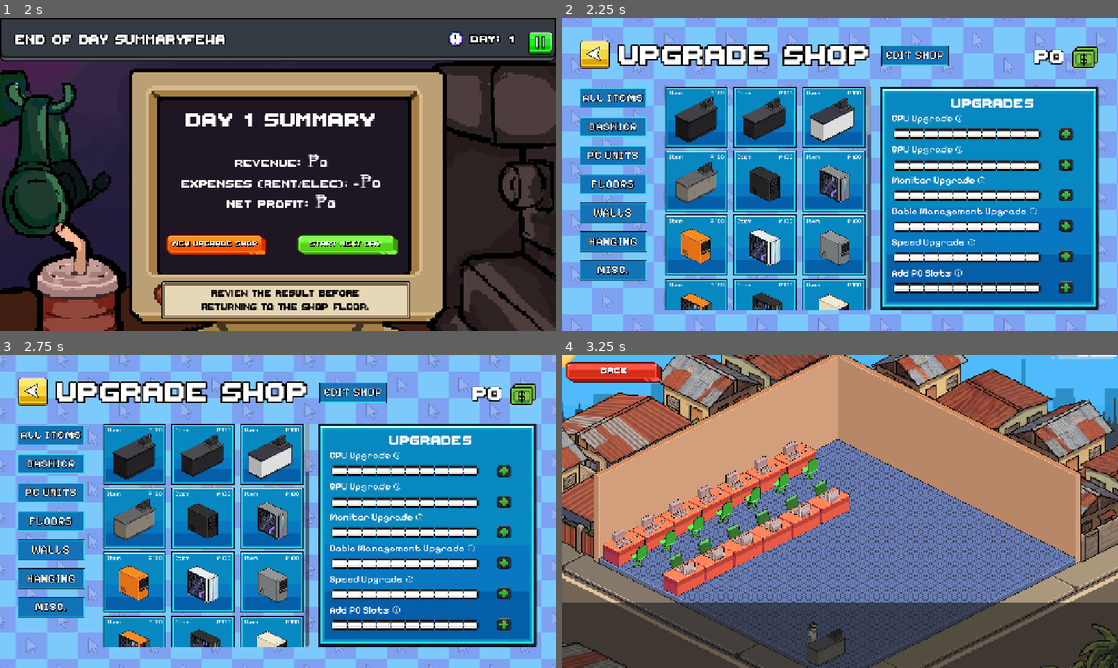
Above: before the commit, frames 1-4 (two rows, left to right).
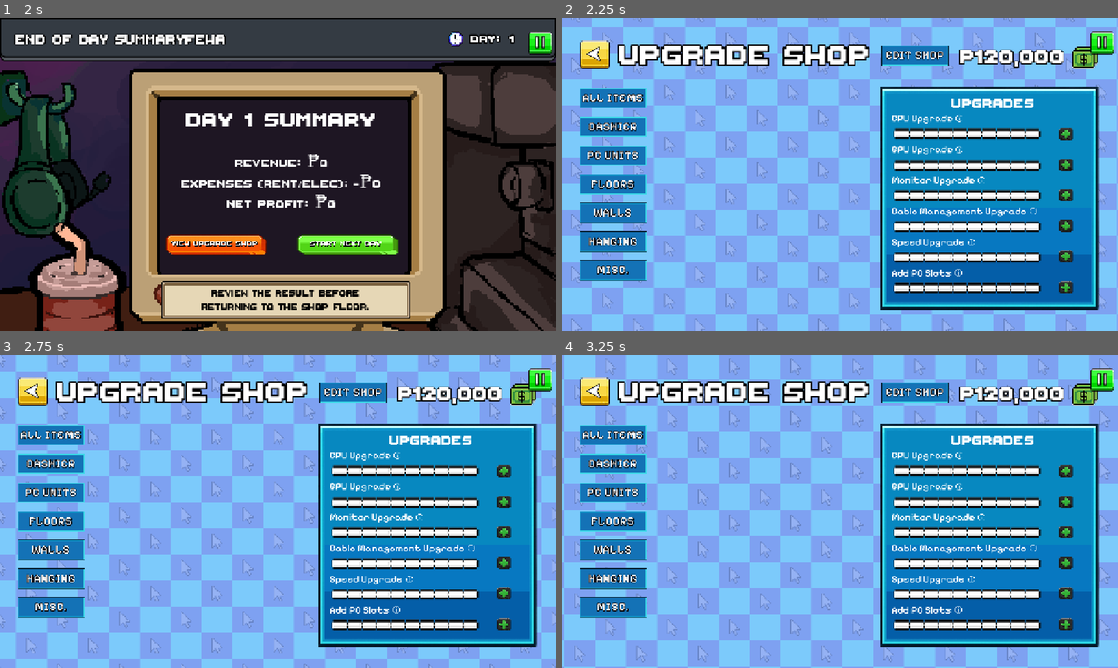
Above: after the commit, the same moments.

Repository: vinnyy-ph/gvd-project-overclocked
Game: Godot game, scene res://core/shop_floor/shop_floor_scrollable_editable.tscn
Same seed, same stepped clock (60 frames per second), same inputs: the game is played once before the commit and once after it. This scene is started directly instead of the project's main scene. Sound files missing from this copy of the repository are replaced by a short silence.
Inputs (mouse positions are in pixels of both pictures, inside the frame that each line leads up to):
- Up to frame 1 (2 s): tap Enter at 0.5 s; move the mouse to (400, 158) at 0.52 s; hold Right (ui_right) 0.53-1.25 s; click (400, 158) at 0.67 s; click (11, 24) at 1.25 s
- Up to frame 2 (2.25 s): click (778, 246) at 2 s
- Up to frame 3 (2.75 s): no input
- Up to frame 4 (3.25 s): click (912, 392) at 2.75 s

Frame 1 is identical in both runs. In frame 2, 25% of the frame differs, in the area x 18-100%, y 4-94%; in frame 3, 25%; in frame 4, 99%, in the area x 0-100%, y 0-100%.
Error after the commit: Parse Error: Identifier "category" not declared in the current scope. (res://ui/shop/shop_scene.gd:147)

Commit message:
Add floor/wall environment customization
Introduce global environment customization support for floors and walls. Added GameManager.get_actual_environment_path to map preview paths to actual decoration textures, and SaveManager fields (current_floor/current_wall) with save/load and profile initialization. Apply saved environment textures in shop floor scenes (editable and non-editable) and prevent floor/wall items from appearing as draggable decorations in inventory. Updated shop UI to tint active environment items, and buying a floor/wall sets the current environment path instead of adding to owned_decorations. Also updated scene resources to use new floors_1/walls_1 assets, made a small variable rename in the login minigame to avoid shadowing, and adjusted dev-mode profile reset flow in profile selection to initialize dev state and call GameManager.load_game.

Diff:
--- a/core/autoloads/game_manager/game_manager.gd
+++ b/core/autoloads/game_manager/game_manager.gd
@@ -455,6 +455,12 @@
 
 	return preview_path
 
+func get_actual_environment_path(preview_path: String) -> String:
+	if preview_path == "": return ""
+	var filename = preview_path.get_file()
+	# res://assets/images/shop_decorations/floors/floors_1.png -> res://assets/images/decorations/floors_1.png
+	return "res://assets/images/decorations/" + filename
+
 func setup_button_effect(button: BaseButton):
 	# Store the original scale to restore it later
 	if not button.has_meta("original_scale"):
--- a/core/autoloads/save_manager/save_manager.gd
+++ b/core/autoloads/save_manager/save_manager.gd
@@ -20,6 +20,8 @@
 }
 var owned_decorations: Array = [] # Array of res:// paths
 var placed_decorations: Array = [] # Array of Dictionaries {path, pos, category}
+var current_floor: String = "" # Path to applied floor texture
+var current_wall: String = "" # Path to applied wall texture
 
 func _ready():
 	pass
@@ -37,6 +39,8 @@
 		"unlocked_upgrades": unlocked_upgrades,
 		"owned_decorations": owned_decorations,
 		"placed_decorations": placed_decorations,
+		"current_floor": current_floor,
+		"current_wall": current_wall,
 		"saved_scene": saved_scene,
 		"game_state": game_state
 	}
@@ -76,6 +80,8 @@
 				game_state = data.get("game_state", {})
 				owned_decorations = data.get("owned_decorations", [])
 				placed_decorations = data.get("placed_decorations", [])
+				current_floor = data.get("current_floor", "")
+				current_wall = data.get("current_wall", "")
 
 				var saved_upgrades = data.get("unlocked_upgrades", {})
 				if typeof(saved_upgrades) == TYPE_DICTIONARY:
@@ -116,6 +122,8 @@
 	game_state = {}
 	owned_decorations = []
 	placed_decorations = []
+	current_floor = ""
+	current_wall = ""
 	for key in unlocked_upgrades:
 		unlocked_upgrades[key] = 0
 	save_game()
--- a/core/shop_floor/shop_floor_scrollable.gd
+++ b/core/shop_floor/shop_floor_scrollable.gd
@@ -150,7 +150,28 @@
 
 	_setup_confetti()
 	_handle_minigame_result()
+	_apply_environment_customizations()
 	_spawn_placed_decorations()
+
+func _apply_environment_customizations():
+	var floor_node = get_node_or_null("World/Background/Floor")
+	var wall_node = get_node_or_null("World/Background/Floor2")
+
+	if floor_node:
+		if SaveManager.current_floor != "":
+			var tex_path = GameManager.get_actual_environment_path(SaveManager.current_floor)
+			floor_node.texture = load(tex_path)
+			floor_node.show()
+		else:
+			floor_node.hide()
+
+	if wall_node:
+		if SaveManager.current_wall != "":
+			var tex_path = GameManager.get_actual_environment_path(SaveManager.current_wall)
+			wall_node.texture = load(tex_path)
+			wall_node.show()
+		else:
+			wall_node.hide()
 
 func _spawn_placed_decorations():
 	if not decorations_container: return
--- a/core/shop_floor/shop_floor_scrollable.tscn
+++ b/core/shop_floor/shop_floor_scrollable.tscn
@@ -5,10 +5,10 @@
 [ext_resource type="Texture2D" uid="uid://bqpj4a24d7vu0" path="res://assets/images/shop_floor_bg/1.png" id="2_kbbo8"]
 [ext_resource type="Texture2D" uid="uid://ddrbiww8xi3sa" path="res://assets/images/shop_floor/main.png" id="3_8jxs8"]
 [ext_resource type="Texture2D" uid="uid://gjcbhw4gcrqt" path="res://assets/images/issue.png" id="3_eyiyn"]
-[ext_resource type="Texture2D" uid="uid://dwniqpsh0v68s" path="res://assets/images/decorations/floor1.png" id="4_f7hrx"]
+[ext_resource type="Texture2D" uid="uid://dwniqpsh0v68s" path="res://assets/images/decorations/floors_1.png" id="4_f7hrx"]
 [ext_resource type="FontFile" uid="uid://ysv7bka211fd" path="res://assets/fonts/ThaleahFat.ttf" id="4_ll02x"]
 [ext_resource type="Texture2D" uid="uid://b1lcbhywrvugn" path="res://assets/images/bg.png" id="5_22yg1"]
-[ext_resource type="Texture2D" uid="uid://djr2l1hikhc0n" path="res://assets/images/decorations/wall1.png" id="5_f37gu"]
+[ext_resource type="Texture2D" uid="uid://djr2l1hikhc0n" path="res://assets/images/decorations/walls_1.png" id="5_f37gu"]
 [ext_resource type="Texture2D" uid="uid://bxq6b7x50y3jq" path="res://assets/images/shop_floor/empty_slot_front.png" id="5_g1u6q"]
 [ext_resource type="Texture2D" uid="uid://dncuf4bc67nf8" path="res://assets/images/shop_floor/empty_slot.png" id="6_g1u6q"]
 [ext_resource type="Texture2D" uid="uid://baygp2mgt43kp" path="res://assets/images/shop_floor/Group 148.png" id="6_kbbo8"]
--- a/core/shop_floor/shop_floor_scrollable_editable.gd
+++ b/core/shop_floor/shop_floor_scrollable_editable.gd
@@ -40,6 +40,7 @@
 	hide_all_safe_zones()
 
 	# Initial scan of owned decorations
+	_apply_environment_customizations()
 	_load_owned_inventory()
 	_spawn_placed_decorations()
 
@@ -47,6 +48,26 @@
 	item_list.gui_input.connect(_on_item_list_gui_input)
 
 	back_button.pressed.connect(_on_back_pressed)
+
+func _apply_environment_customizations():
+	var floor_node = get_node_or_null("World/Background/Floor")
+	var wall_node = get_node_or_null("World/Background/Floor2")
+
+	if floor_node:
+		if SaveManager.current_floor != "":
+			var tex_path = GameManager.get_actual_environment_path(SaveManager.current_floor)
+			floor_node.texture = load(tex_path)
+			floor_node.show()
+		else:
+			floor_node.hide()
+
+	if wall_node:
+		if SaveManager.current_wall != "":
+			var tex_path = GameManager.get_actual_environment_path(SaveManager.current_wall)
+			wall_node.texture = load(tex_path)
+			wall_node.show()
+		else:
+			wall_node.hide()
 
 func _load_owned_inventory():
 	decorations_data.clear()
@@ -56,6 +77,10 @@
 		placed_paths.append(p["path"])
 
 	for path in SaveManager.owned_decorations:
+		var current_category = _get_category_from_path(path)
+		if current_category == "floors" or current_category == "walls":
+			continue # Environment customizations are applied globally, not dragged
+
 		if path in placed_paths:
 			# If it's already placed, don't show it in inventory
 			# Find index in placed_paths and remove it so we can handle duplicates correctly
@@ -66,7 +91,7 @@
 			"path": path,
 			"icon": path,
 			"actual": GameManager.get_actual_decoration_path(path),
-			"category": _get_category_from_path(path),
+			"category": current_category,
 			"name": path.get_file().replace(".png", "")
 		})
 	populate_item_list()
--- a/core/shop_floor/shop_floor_scrollable_editable.tscn
+++ b/core/shop_floor/shop_floor_scrollable_editable.tscn
@@ -3,8 +3,8 @@
 [ext_resource type="Script" uid="uid://bwpa6sphwy38v" path="res://core/shop_floor/shop_floor_scrollable_editable.gd" id="1_fkw5l"]
 [ext_resource type="Texture2D" uid="uid://bqpj4a24d7vu0" path="res://assets/images/shop_floor_bg/1.png" id="2_agj3d"]
 [ext_resource type="Texture2D" uid="uid://ddrbiww8xi3sa" path="res://assets/images/shop_floor/main.png" id="3_fhpww"]
-[ext_resource type="Texture2D" path="res://assets/images/decorations/floor1.png" id="4_jflc3"]
-[ext_resource type="Texture2D" path="res://assets/images/decorations/wall1.png" id="5_k5d11"]
+[ext_resource type="Texture2D" uid="uid://be45atrp4ta6" path="res://assets/images/decorations/floors_1.png" id="4_jflc3"]
+[ext_resource type="Texture2D" uid="uid://2pvkjgvrgtm2" path="res://assets/images/decorations/walls_1.png" id="5_k5d11"]
 [ext_resource type="Texture2D" uid="uid://baygp2mgt43kp" path="res://assets/images/shop_floor/Group 148.png" id="6_uj4p8"]
 [ext_resource type="Texture2D" uid="uid://dncuf4bc67nf8" path="res://assets/images/shop_floor/empty_slot.png" id="7_t4toi"]
 [ext_resource type="Texture2D" uid="uid://gjcbhw4gcrqt" path="res://assets/images/issue.png" id="8_ohdlm"]
--- a/minigames/login/login_minigame.gd
+++ b/minigames/login/login_minigame.gd
@@ -39,7 +39,6 @@
 var _scramble_timer: float = 0.0
 var _scramble_tick: float  = 0.0
 var _is_scrambling: bool   = false
-var _scramble_tween: Tween = null
 
 func _ready():
 	AudioManager.play_bgm("minigame")
@@ -166,7 +165,7 @@
 	# At difficulty 2+, swap up to 2 characters
 	var swaps = get_difficulty()
 	var result = s
-	var keys = LEET_MAP.keys()
+	var _keys = LEET_MAP.keys()
 	var swapped = 0
 	# Iterate characters, probabilistically replace
 	for i in range(result.length()):
--- a/ui/profile_selection/profile_selection.gd
+++ b/ui/profile_selection/profile_selection.gd
@@ -65,19 +65,22 @@
 	GameManager.dev_mode = true
 	SaveManager.active_profile_id = 999
 
-	if SaveManager.load_game():
+	var loaded = SaveManager.load_game()
+	if loaded and SaveManager.game_state.get("dev_reset_v2_done", false):
 		GameManager.load_game()
 	else:
-				# First time dev mode - initialize with defaults
+		# Reset dev mode profile (Day 30, Level 0 upgrades, Max Money)
 		SaveManager.player_name = "[DEV MODE]"
 		SaveManager.current_money = 9999999
 		SaveManager.lifetime_money = 9999999
 		SaveManager.max_days_survived = 0
 		SaveManager.current_day = 30
 		SaveManager.saved_scene = ""
-		SaveManager.game_state = {}
 		SaveManager.owned_decorations = []
 		SaveManager.placed_decorations = []
+		SaveManager.current_floor = ""
+		SaveManager.current_wall = ""
+		SaveManager.game_state = {"dev_reset_v2_done": true}
 		SaveManager.unlocked_upgrades = {
 			"flat_monitors": 0,
 			"mid_range_cpu": 0,
@@ -87,19 +90,8 @@
 			"shop_space": 0
 		}
 
-		GameManager.satisfaction = 100
-		GameManager.time_left = 60
-		GameManager.in_tutorial = false
-		GameManager.is_tutorial = false
-		GameManager.tutorial_minigame_index = 0
-		GameManager.tutorial_minigame_done = false
-		GameManager.last_money_change = 0
-		GameManager.last_satisfaction_change = 0
-		GameManager.active_issues = ["", "", "", "", "", "", "", "", "", "", "", "", ""]
-		GameManager.occupied_slots = [false, false, false, false, false, false, false, false, false, false, false, false, false]
-		GameManager.persisted_customers = []
-		GameManager.minigame_deck = []
-		GameManager.last_minigame = ""
+		# Sync GameManager internal state
+		GameManager.load_game()
 		SaveManager.save_game()
 
 	PauseMenu.pause_button.visible = true
--- a/ui/shop/shop_scene.gd
+++ b/ui/shop/shop_scene.gd
@@ -143,7 +143,15 @@
 						})
 
 						# Mark as owned visually using icon modulation
-						if img_path in SaveManager.owned_decorations:
+						var is_active = false
+						if category == "floors":
+							is_active = (img_path == SaveManager.current_floor)
+						elif category == "walls":
+							is_active = (img_path == SaveManager.current_wall)
+						else:
+							is_active = (img_path in SaveManager.owned_decorations)
+
+						if is_active:
 							item_list.set_item_icon_modulate(idx, Color(0.5, 1, 0.5, 1.0)) # Green tint
 
 			file_name = dir.get_next()
@@ -177,19 +185,34 @@
 func _on_item_selected(index: int) -> void:
 	var data = item_list.get_item_metadata(index)
 	var img_path = data["path"]
-
-	if img_path in SaveManager.owned_decorations:
-		return # Already owned
+	var category = data["category"]
+
+	if img_path in SaveManager.owned_decorations or img_path == SaveManager.current_floor or img_path == SaveManager.current_wall:
+		# If it's already active, just return. If it's a generic decoration already owned, return.
+		if category != "floors" and category != "walls":
+			return
 
 	_show_buy_prompt("p" + str(DECO_PRICE), func():
 		if GameManager.money >= DECO_PRICE or GameManager.dev_mode:
 			GameManager.money -= DECO_PRICE
-			SaveManager.owned_decorations.append(img_path)
+
+			if category == "floors":
+				SaveManager.current_floor = img_path
+			elif category == "walls":
+				SaveManager.current_wall = img_path
+			else:
+				SaveManager.owned_decorations.append(img_path)
+
 			SaveManager.save_game()
 			_update_balance_label()
 
-			# Update item in list visually
-			item_list.set_item_icon_modulate(index, Color(0.5, 1, 0.5, 1.0)) # Green tint
+			# Refresh list to update "OWNED" status (modulate) for the whole category if floor/wall
+			if category == "floors" or category == "walls":
+				_on_filter_pressed(category)
+			else:
+				# Update single item in list visually
+				item_list.set_item_icon_modulate(index, Color(0.5, 1, 0.5, 1.0)) # Green tint
+
 			AudioManager.play_sfx("coin")
 	)
 
